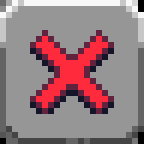
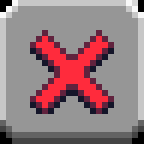
Layered file, before and after one edit (144px x 144px). Changes by layer:
painted on "Background" over bbox(0, 0, 144, 144)
